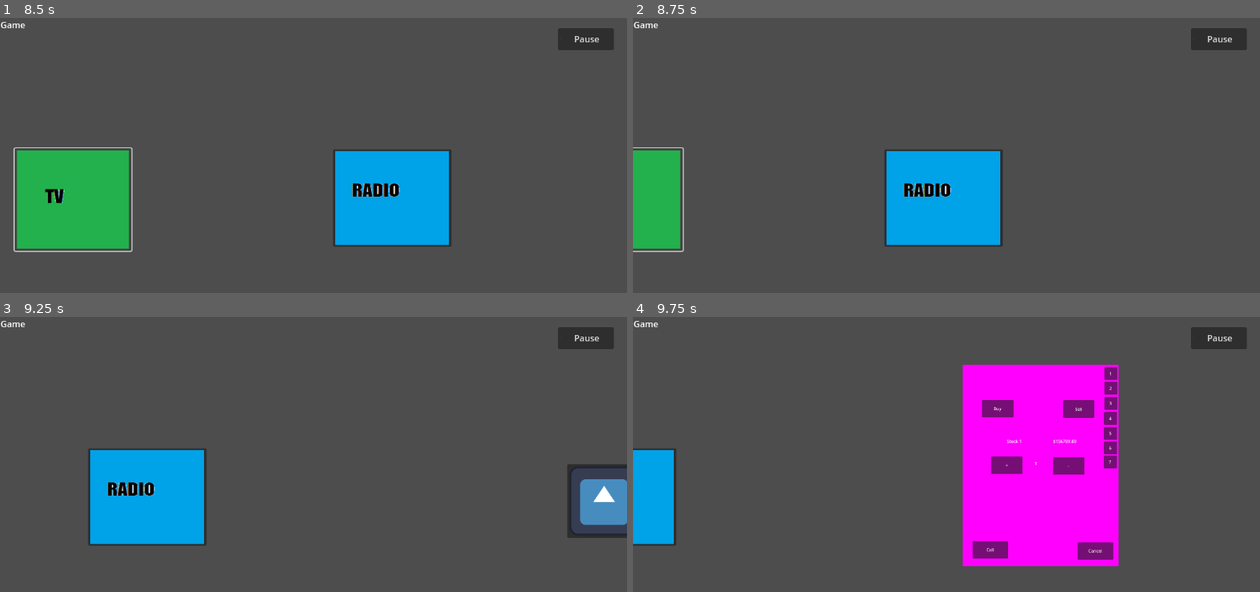
Above: before the commit, frames 1-4 (two rows, left to right).
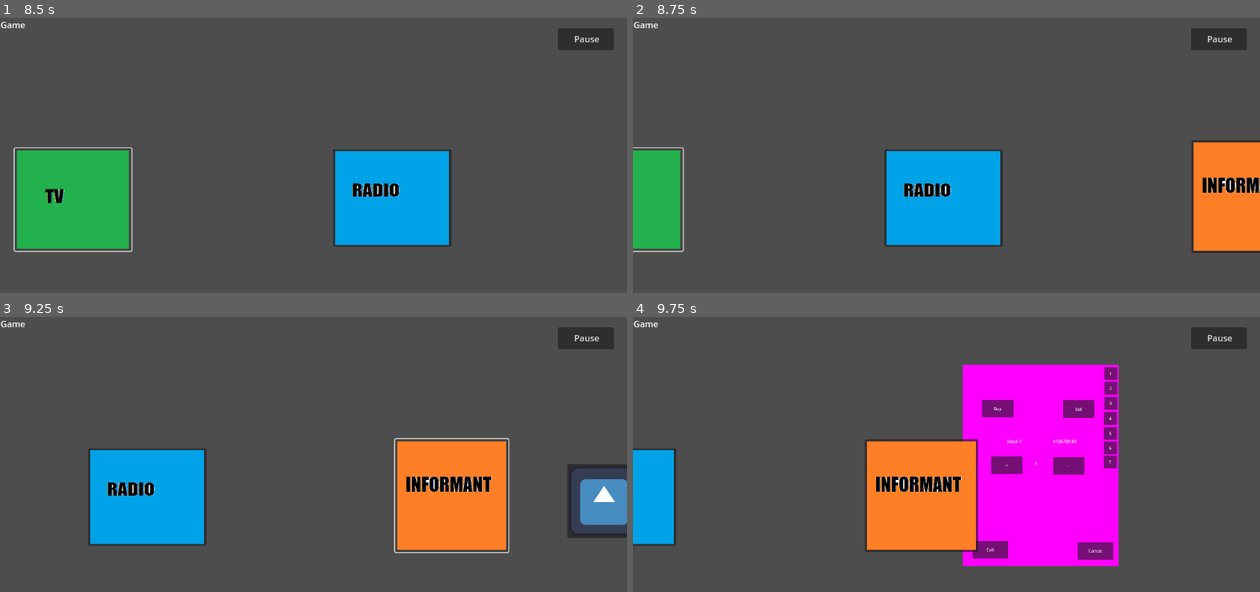
Above: after the commit, the same moments.

Repository: DSquire9/NightTrading
Game: Godot game, scene res://Root.tscn
Same seed, same stepped clock (60 frames per second), same inputs: the game is played once before the commit and once after it. The engine's default icon, where the game draws it, is replaced by a stand-in: a white triangle on a blue panel in a dark square.
Inputs (mouse positions are in pixels of both pictures, inside the frame that each line leads up to):
- Up to frame 1 (8.5 s): click "Play" at 0.5 s; click (169, 199) at 1.25 s; click (489, 196) at 2 s; click (169, 199) at 2.75 s; click (489, 196) at 3.5 s; click (169, 199) at 4.25 s; click (489, 196) at 5 s; click "Pause" at 5.75 s; click "Resume" at 6.5 s; tap Enter at 7.25 s; move the mouse to (451, 177) at 7.27 s; tap Q (move camera left) at 7.35 s; click (451, 177) at 7.42 s; tap Space at 8 s; move the mouse to (188, 210) at 8.02 s; tap E (move camera right) at 8.1 s; click (188, 210) at 8.17 s
- Up to frame 2 (8.75 s): no input
- Up to frame 3 (9.25 s): click (614, 495) at 8.77 s
- Up to frame 4 (9.75 s): click (1153, 501) at 9.5 s

Frame 1 is identical in both runs. In frame 2, 4.5% of the frame differs, in the area x 89-100%, y 44-86%; in frame 3, 7.2%; in frame 4, 7.4%, in the area x 37-56%, y 44-86%.

Commit message:
replace manual timer for informant event with async timer

Diff:
--- a/new-game-project/root.gd
+++ b/new-game-project/root.gd
@@ -1,31 +1,33 @@
 extends Node
+
+@export var timeBetweenInformantEventsInSeconds = 1.0;
+
 var stocks = []
-@export var timeToNextEvent = 0;
-var deltaTimer = 0.0
-var delayTimer = 0.0
+
+var isInformantEventsOn = false:
+	set(value):
+		if (value):
+			start_informant_event_timer();
+		isInformantEventsOn = value;
 
 # Called when the node enters the scene tree for the first time.
 func _ready() -> void:
 	stocks = $Stocks.get_children()
-	setTimer()
-
+	isInformantEventsOn = true;
 
 # Called every frame. 'delta' is the elapsed time since the previous frame.
-func _process(delta: float) -> void:
+func _process(_delta: float) -> void:
 	if Input.is_action_just_pressed("exit"):
 		get_tree().quit()
 
-	deltaTimer += delta
-	if deltaTimer >= timeToNextEvent:
-		delayTimer += delta
-		if delayTimer >= 10.0:
-			informant_event()
-			deltaTimer = 0
-			delayTimer = 0
-			setTimer()
+## Informant Events
+func start_informant_event_timer() -> void:
+	await get_tree().create_timer(timeBetweenInformantEventsInSeconds).timeout
+	if (isInformantEventsOn):
+		trigger_informant_event()
+		start_informant_event_timer()
 
-
-func informant_event() -> void:
+func trigger_informant_event() -> void:
 	var eventType = randi() % 9
 	if eventType == 8:
 		print("No Event")
@@ -39,9 +41,6 @@
 		$Informant.trigger(stockName, positive)
 		stocks[eventType].eventTrigger(positive)
 
-func setTimer() -> void:
-	timeToNextEvent = randi() % 11 + 0
-
 func getTVTrend(channel) -> bool:
 	var stock = stocks[channel]
 	return true if stock.pastPrice < stock.currPrice else false
